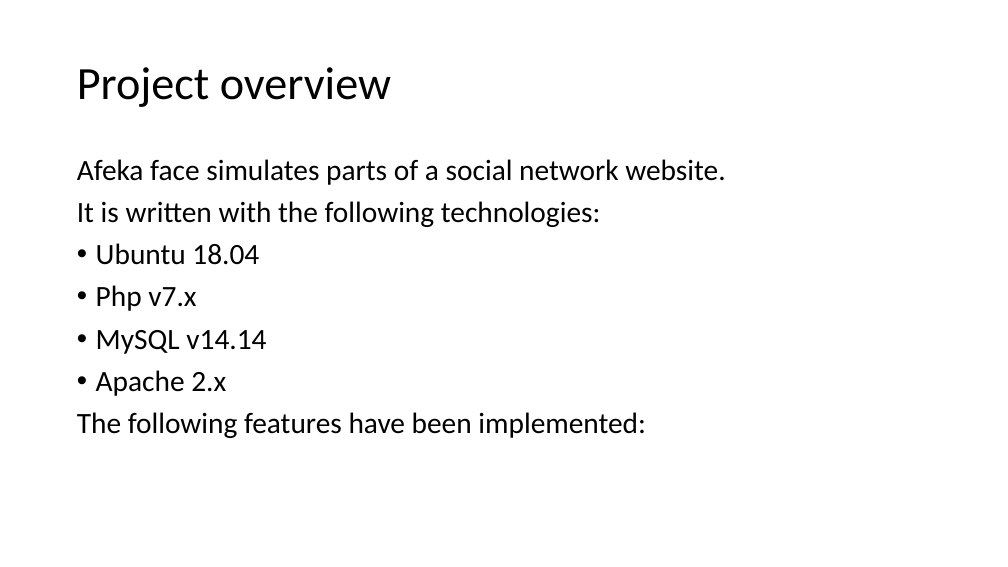
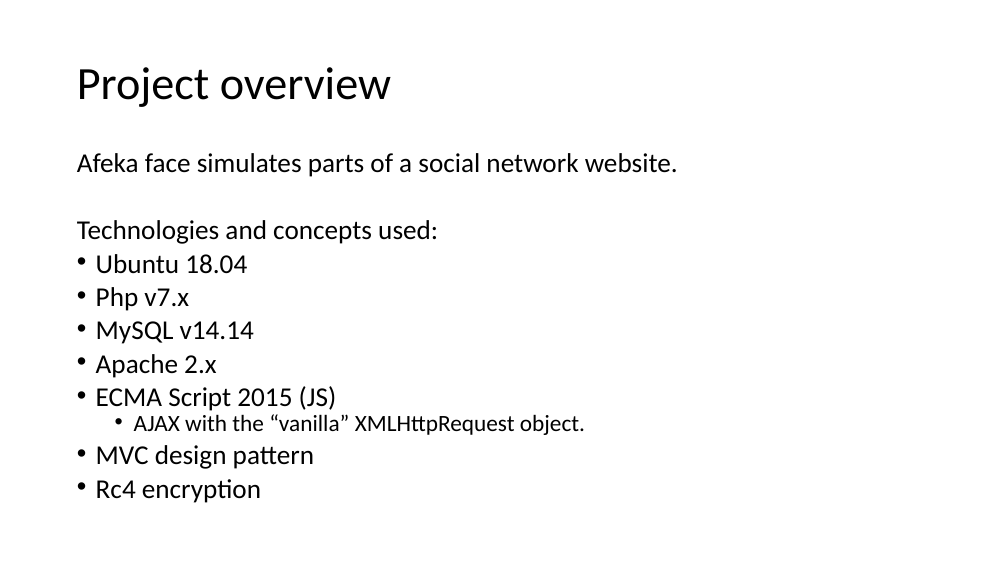
Before and after one commit to Z0neNp/afeka_face, a slide deck: slide 2 of project_explanation.pptx. Drawn at 1008x567 pixels with LibreOffice and Linux fonts; fonts in the diff are those of the drawing. Boxes give left, top, right and bottom in pixels: in the first picture for what was removed or moved away, otherwise in the second. Text is boxed around its words. In the diff, an @@ line names an element or a change of style, - is before the commit and + after.

Commit message:
updated the project description and readme

```diff
--- a/project_explanation.pptx
+++ b/project_explanation.pptx
@@ text at (77, 153, 678, 378): size 28 to 25.9 pt in "Afeka face simulates parts of a social ...", "Ubuntu 18.04", "Php v7.x", "MySQL v14.14" and 1 more places; line spacing 0.9 to 0.7 @@
@@ text at (77, 220, 438, 244): text changed; size 28 to 25.9 pt @@
-It is written with the following technologies:
+Technologies and concepts used:
@@ text at (96, 386, 585, 503): text changed; size 28 to 25.9 pt @@
-The following features have been implemented:
+• ECMA Script 2015 (JS)
+  • AJAX with the “vanilla” XMLHttpRequest object.
+• MVC design pattern
+• Rc4 encryption
```
Also in this commit, not shown: 4 slides added, 2 other files.
